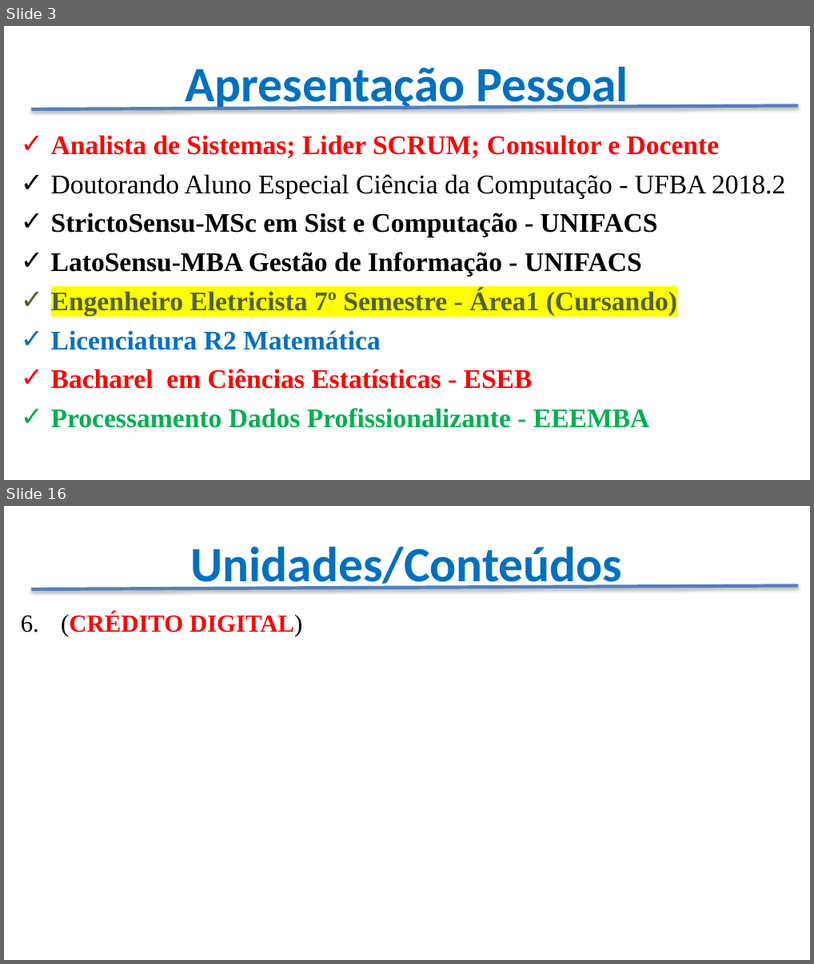
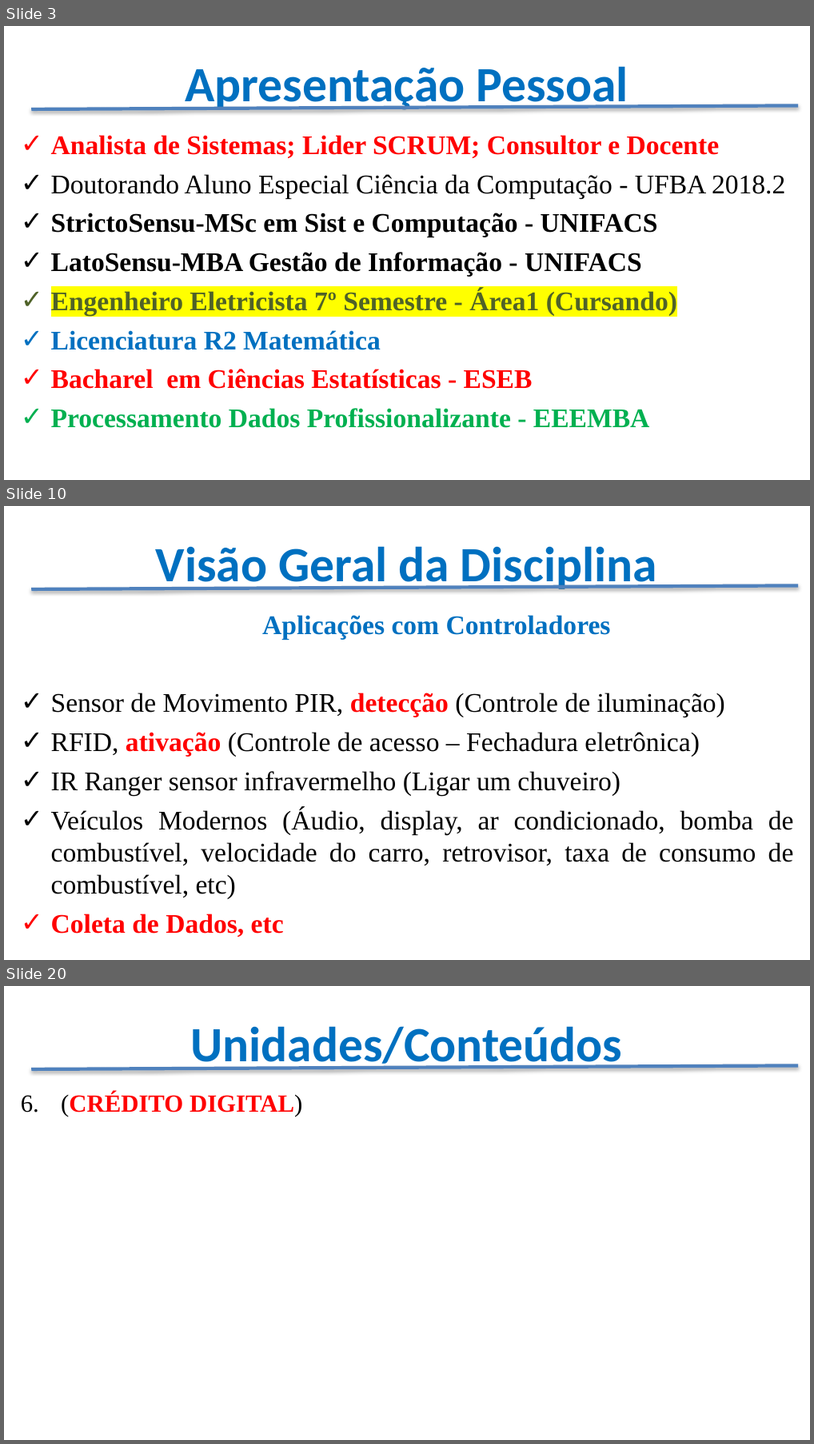
Before and after one commit to CloudEducationBrazil/WydenArea1ProgramacaoMicrocontroladores, a slide deck: Apresentação - Programação Microcontroladores.pptx. Shown one above the other, each under a label of ours: slides 3 and 16 before the commit, slides 3, 10 and 20 after it; the slides between them are not shown. The pictures are 814x964 and 814x1444 pixels, drawn with LibreOffice and Linux fonts; fonts in the diff are those of the drawing; background and template pictures are left out. Boxes give left, top, right and bottom in pixels: in the first picture for what was removed or moved away, otherwise in the second. Text is boxed around its words. In the diff, an @@ line names an element or a change of style, - is before the commit and + after.

Commit message:
Apresentação da disciplina Microcontroladores.

```diff
--- a/Apresentação - Programação Microcontroladores.pptx
+++ b/Apresentação - Programação Microcontroladores.pptx
@@ slide 10 added at [4, 506, 810, 960], background picture (left out) @@
@@ title added at [156, 546, 658, 593], 44 pt, text #0070C0, bold @@
+Visão Geral da Disciplina
@@ line added from (31, 589) to (798, 586), #4F81BD 3 pt @@
@@ text added at [51, 615, 794, 936], 24 pt, text #000000 @@
+Aplicações com Controladores
+✓ Sensor de Movimento PIR, detecção (Controle de iluminação)
+✓ RFID, ativação (Controle de acesso – Fechadura eletrônica)
+✓ IR Ranger sensor infravermelho (Ligar um chuveiro)
+✓ Veículos Modernos (Áudio, display, ar condicionado, bomba de combustível, velocidade do carro, retrovisor, taxa de consumo de combustível, etc)
+✓ Coleta de Dados, etc
@@ what was slide 16 is now slide 20 @@
```
Also in this commit, not shown: 12 slides changed, 6 other slides added, 2 slides removed.
